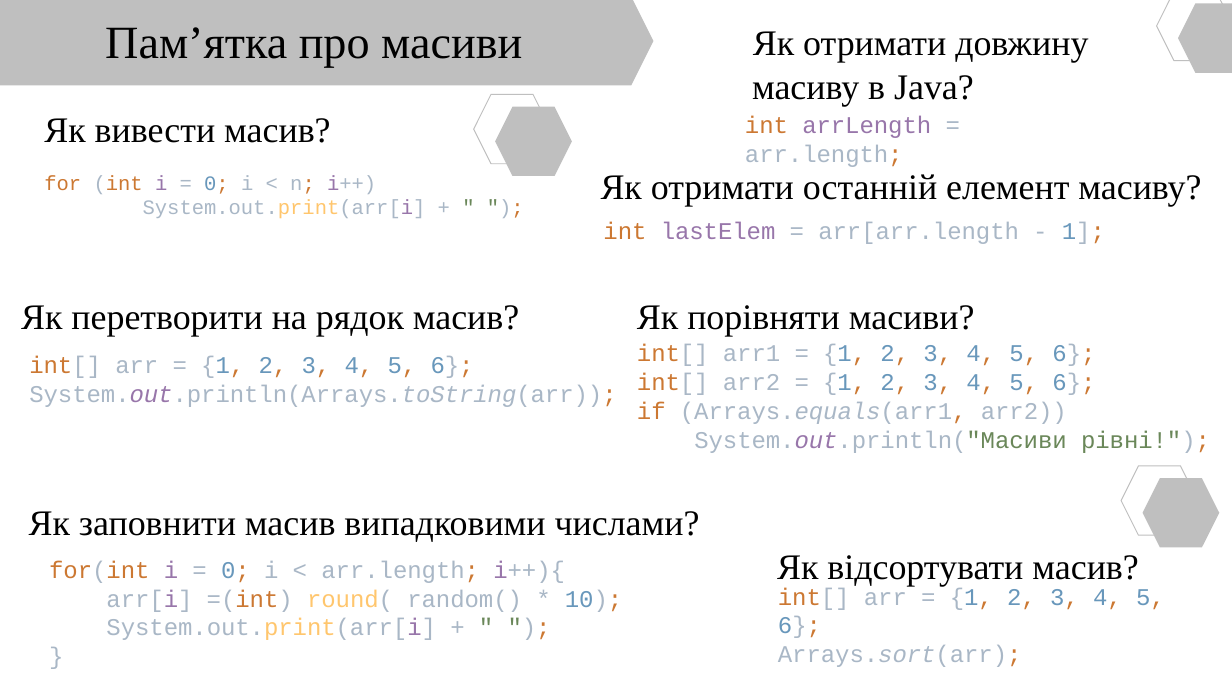
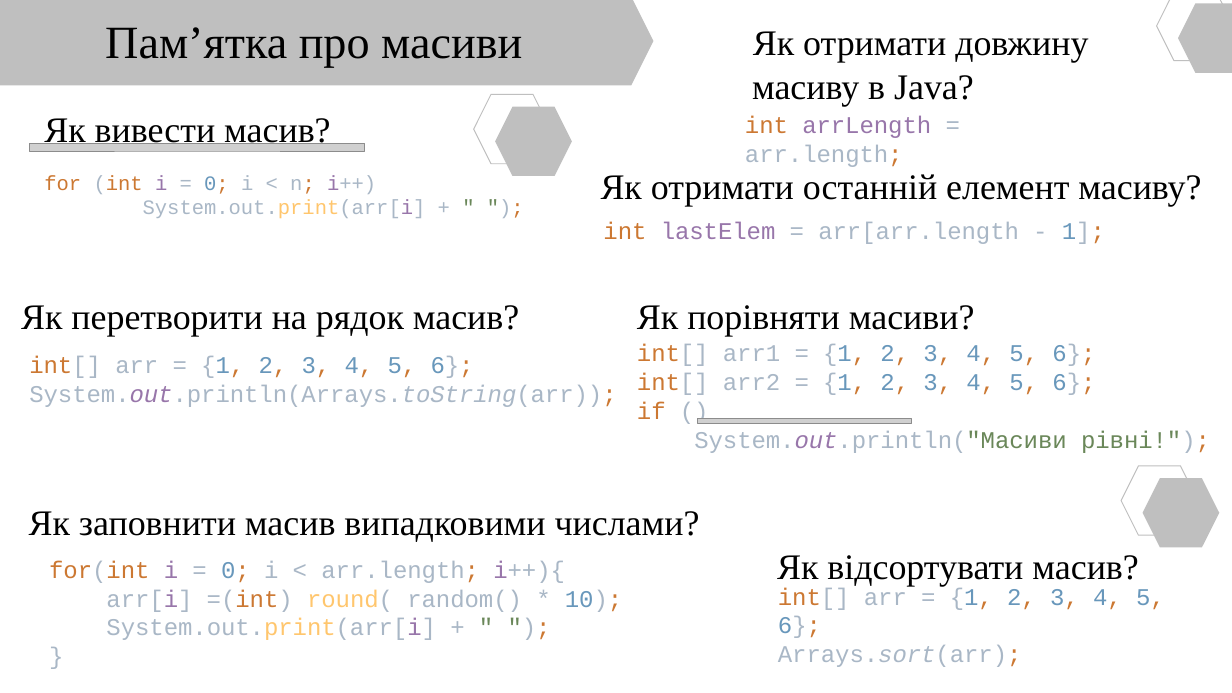
Before and after one commit to arg3ntuum/UnityCourse, a slide deck: slide 13 of Модуль 1/Unity Модуль 1 Урок 5. Масиви.pptx. Drawn at 1232x693 pixels with LibreOffice and Linux fonts; fonts in the diff are those of the drawing; grey boxes stand for pictures; background and template pictures are left out. Boxes give left, top, right and bottom in pixels: in the first picture for what was removed or moved away, otherwise in the second. Text is boxed around its words. In the diff, an @@ line names an element or a change of style, - is before the commit and + after.

```diff
--- a/Модуль 1/Unity Модуль 1 Урок 5. Масиви.pptx
+++ b/Модуль 1/Unity Модуль 1 Урок 5. Масиви.pptx
@@ picture added at (x1=30, y1=143, x2=365, y2=151) @@
@@ text at (x1=637, y1=344, x2=1210, y2=453): text changed @@
-int[] arr1 = {1, 2, 3, 4, 5, 6};
-int[] arr2 = {1, 2, 3, 4, 5, 6};
-if (Arrays.equals(arr1, arr2))
-System.out.println("Масиви рівні!");
+int[] arr1 = {1, 2, 3, 4, 5, 6};
+int[] arr2 = {1, 2, 3, 4, 5, 6};
+if ()
+System.out.println("Масиви рівні!");
@@ picture added at (x1=698, y1=419, x2=912, y2=423) @@
```
Also in this commit, not shown: 9 other slides changed, 3 other files.
